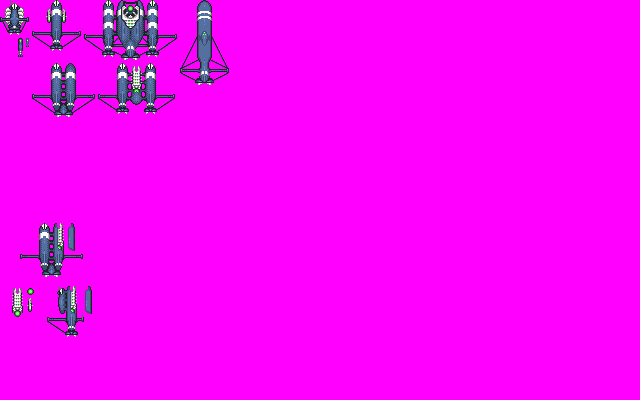
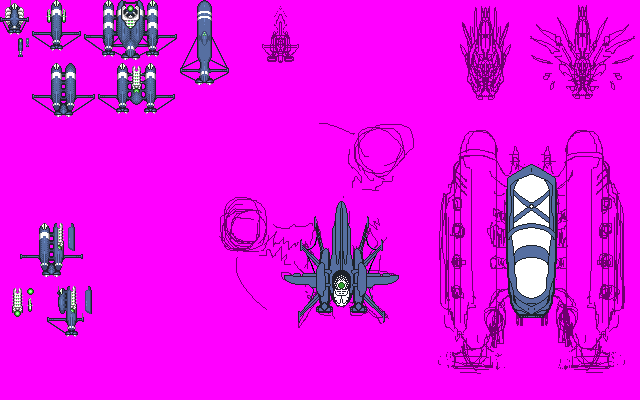
Layers edited between the first and the second 640 x 400 image:
painted on "Sprites" over [284, 164, 557, 323]
"Sketch": opacity 100% → 57%, painted on it over [219, 5, 635, 374]
